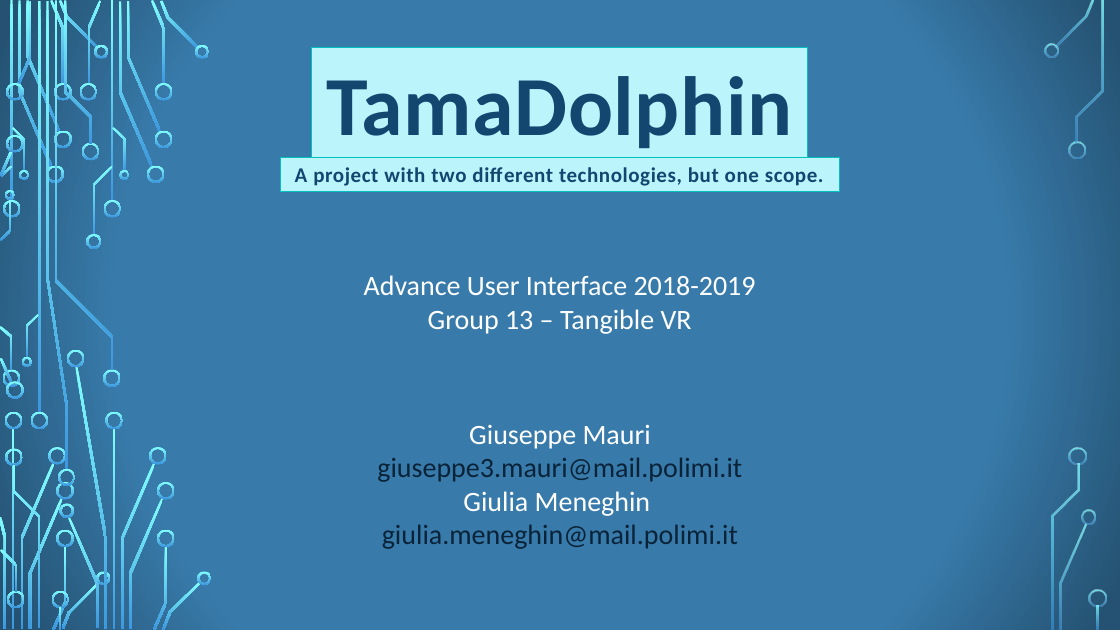
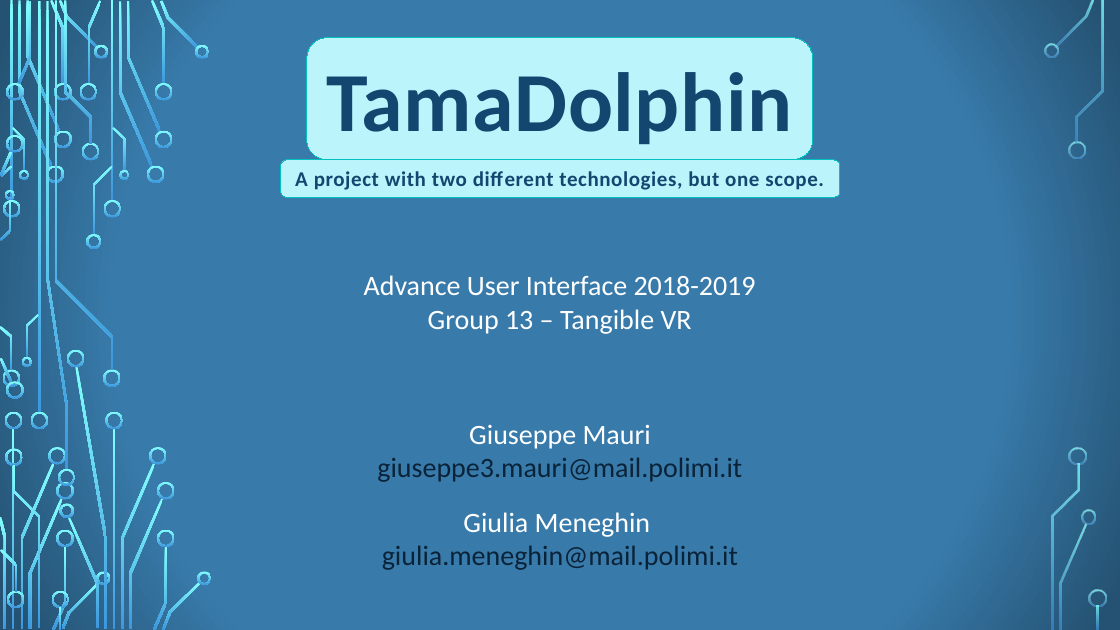
Before and after one commit to Ciuse/TamaDolphin, a slide deck: slide 1 of 13_TANGIBLEVR_2018_19_PITCH.pptx. Drawn at 1120x630 pixels with LibreOffice and Linux fonts; fonts in the diff are those of the drawing; background and template pictures are left out. Boxes give left, top, right and bottom in pixels: in the first picture for what was removed or moved away, otherwise in the second. Text is boxed around its words. In the diff, an @@ line names an element or a change of style, - is before the commit and + after.

```diff
--- a/13_TANGIBLEVR_2018_19_PITCH.pptx
+++ b/13_TANGIBLEVR_2018_19_PITCH.pptx
@@ rounded rectangle "TamaDolphin" at <box>307,38,813,160</box>: rectangle to rounded rectangle @@
@@ rounded rectangle "TamaDolphin": place and size @@
-rounded rectangle "TamaDolphin" at <box>312,47,808,157</box>
+rounded rectangle "TamaDolphin" at <box>307,38,813,160</box>
@@ rounded rectangle "A project with two different ...": place and size @@
-rounded rectangle "A project with two different ..." at <box>280,157,839,191</box>
+rounded rectangle "A project with two different ..." at <box>281,160,840,197</box>
@@ rounded rectangle "A project with two different ..." at <box>281,160,840,197</box>: rectangle to rounded rectangle @@
@@ text "Giuseppe Mauri giuseppe3.mauri@mail.polimi.it" at <box>377,424,742,570</box>: more space between paragraphs @@
```
Also in this commit, not shown: 8 other slides changed, 1 slide added, 1 slide removed, 2 other files.
